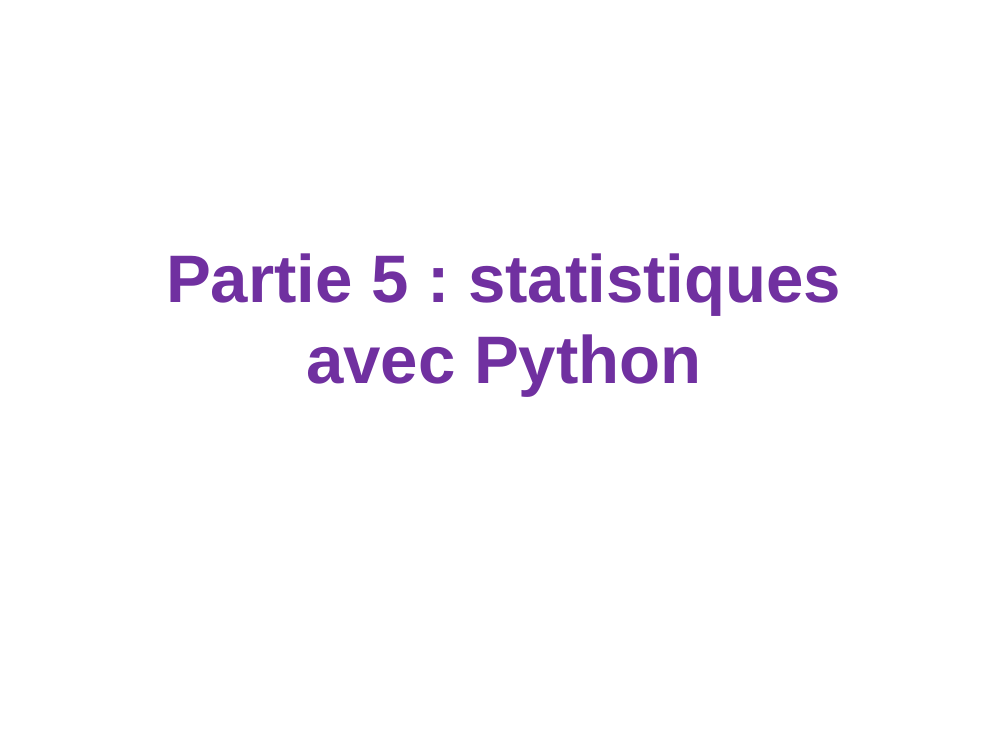
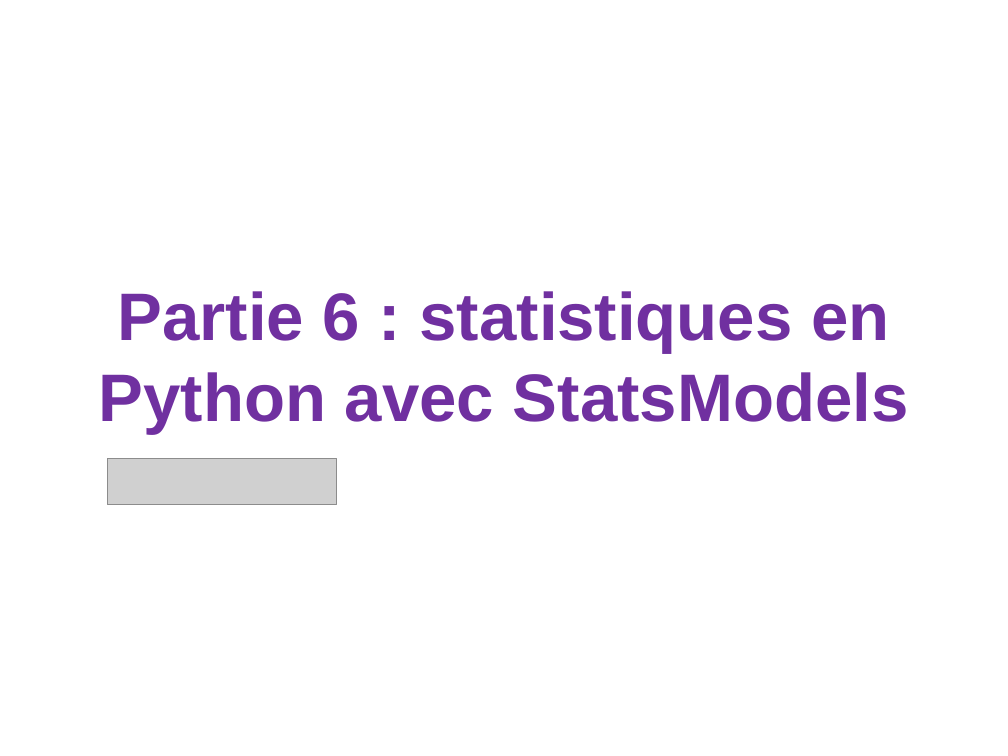
Before and after one commit to loicmidy/formation-python, a slide deck: slide 37 of formation python.pptx (slide 36 before the commit). Drawn at 1008x756 pixels with LibreOffice and Linux fonts; fonts in the diff are those of the drawing; grey boxes stand for pictures. Boxes give left, top, right and bottom in pixels: in the first picture for what was removed or moved away, otherwise in the second. Text is boxed around its words. In the diff, an @@ line names an element or a change of style, - is before the commit and + after.

```diff
--- a/formation python.pptx
+++ b/formation python.pptx
@@ title at [99,291,908,433]: text changed @@
-Partie 5 : statistiques avec Python
+Partie 6 : statistiques en Python avec StatsModels
@@ picture added at [107,459,337,505] @@
```
Also in this commit, not shown: 9 other slides changed, 7 slides added, 4 slides removed, 4 other files.
